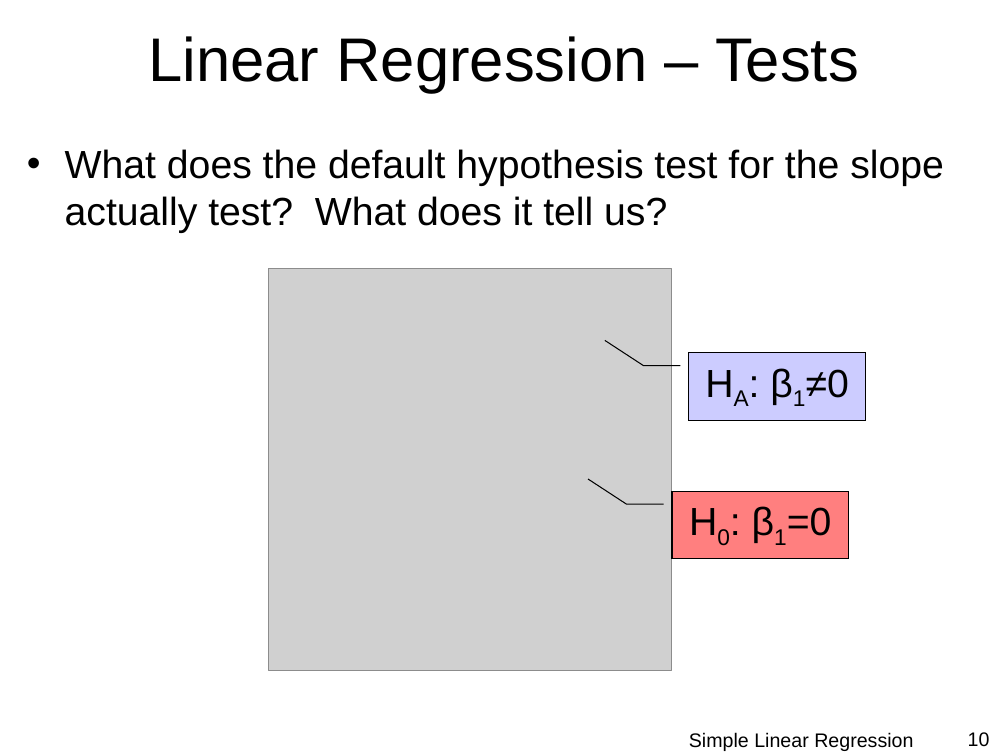
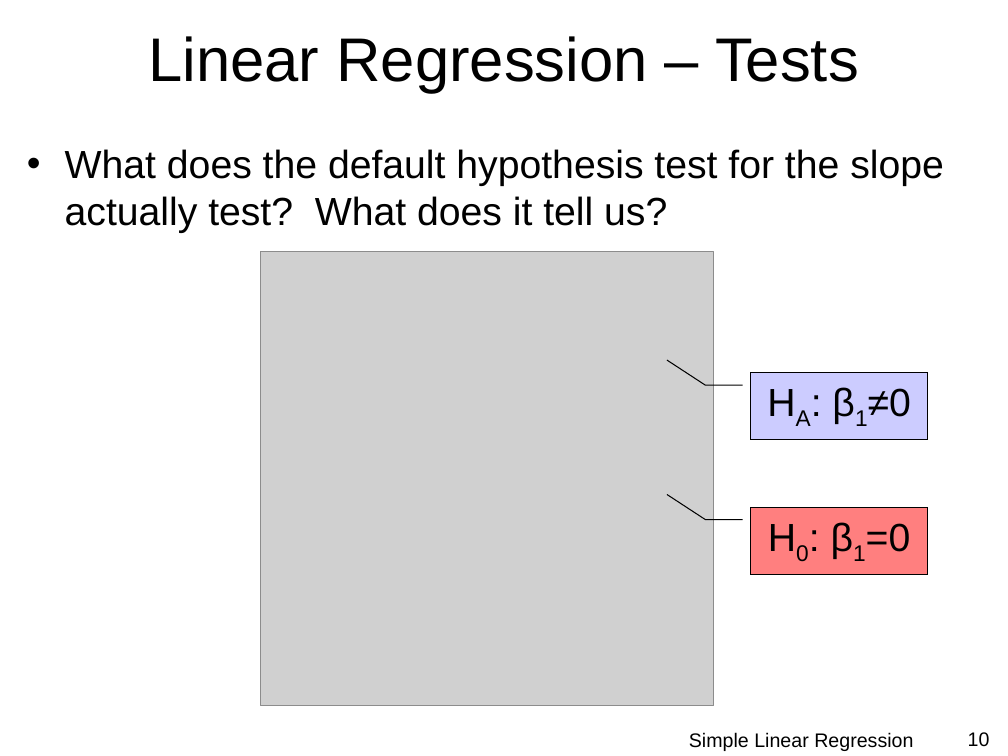
Before and after one commit to droglenc/NCMTH207, a slide deck: slide 10 of modules/SLRegression/PPT.pptx. Drawn at 1008x756 pixels with LibreOffice and Linux fonts; fonts in the diff are those of the drawing; grey boxes stand for pictures; background and template pictures are left out. Boxes give left, top, right and bottom in pixels: in the first picture for what was removed or moved away, otherwise in the second. Text is boxed around its words. In the diff, an @@ line names an element or a change of style, - is before the commit and + after.

```diff
--- a/modules/SLRegression/PPT.pptx
+++ b/modules/SLRegression/PPT.pptx
@@ picture: place and size @@
-picture at [269, 269, 672, 670]
+picture at [260, 252, 714, 706]
@@ border callout "HA: β1≠0": place and size @@
-border callout "HA: β1≠0" at [688, 353, 865, 420]
+border callout "HA: β1≠0" at [751, 373, 927, 440]
@@ border callout "H0: β1=0": place and size @@
-border callout "H0: β1=0" at [672, 492, 849, 559]
+border callout "H0: β1=0" at [751, 507, 927, 575]
```
Also in this commit, not shown: 9 other slides changed, 17 other files.
